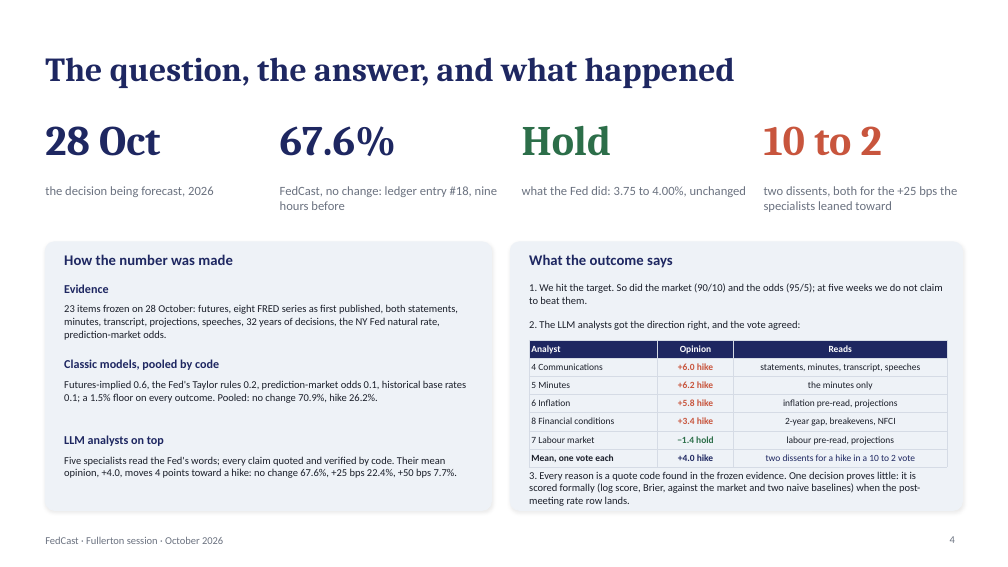
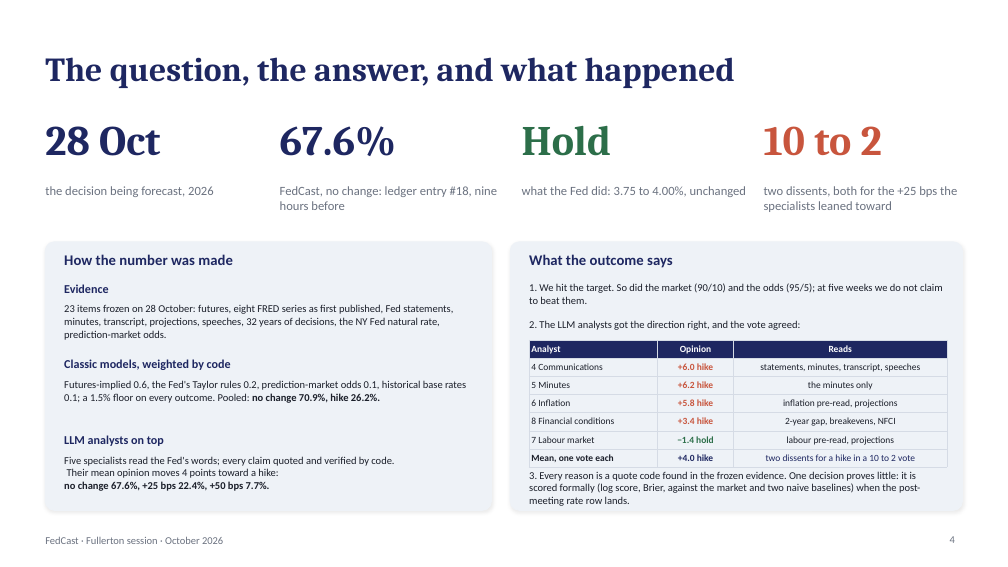
Before and after one commit to kmt112/fed-forecast, a slide deck: slide 4 of docs/FedCast_Fullerton.pptx. Drawn at 1008x567 pixels with LibreOffice and Linux fonts; fonts in the diff are those of the drawing. Boxes give left, top, right and bottom in pixels: in the first picture for what was removed or moved away, otherwise in the second. Text is boxed around its words. In the diff, an @@ line names an element or a change of style, - is before the commit and + after.

```diff
--- a/docs/FedCast_Fullerton.pptx
+++ b/docs/FedCast_Fullerton.pptx
@@ text at (64, 304, 453, 340): text changed @@
-23 items frozen on 28 October: futures, eight FRED series as first published, both statements, minutes, transcript, projections, speeches, 32 years of decisions, the NY Fed natural rate, prediction-market odds.
+23 items frozen on 28 October: futures, eight FRED series as first published, Fed statements, minutes, transcript, projections, speeches, 32 years of decisions, the NY Fed natural rate, prediction-market odds.
@@ text at (64, 359, 231, 370): text changed @@
-Classic models, pooled by code
+Classic models, weighted by code
@@ text "Futures-implied 0.6, the Fed's Taylor ..." at (64, 380, 466, 403): bold on in "no change 70.9%, hike 26.2%." @@
@@ text at (64, 456, 394, 491): text changed @@
-Five specialists read the Fed's words; every claim quoted and verified by code. Their mean opinion, +4.0, moves 4 points toward a hike: no change 67.6%, +25 bps 22.4%, +50 bps 7.7%.
+Five specialists read the Fed's words; every claim quoted and verified by code.
+Their mean opinion moves 4 points toward a hike:
+no change 67.6%, +25 bps 22.4%, +50 bps 7.7%.
```
Also in this commit, not shown: 7 other slides changed, 2 other files.
